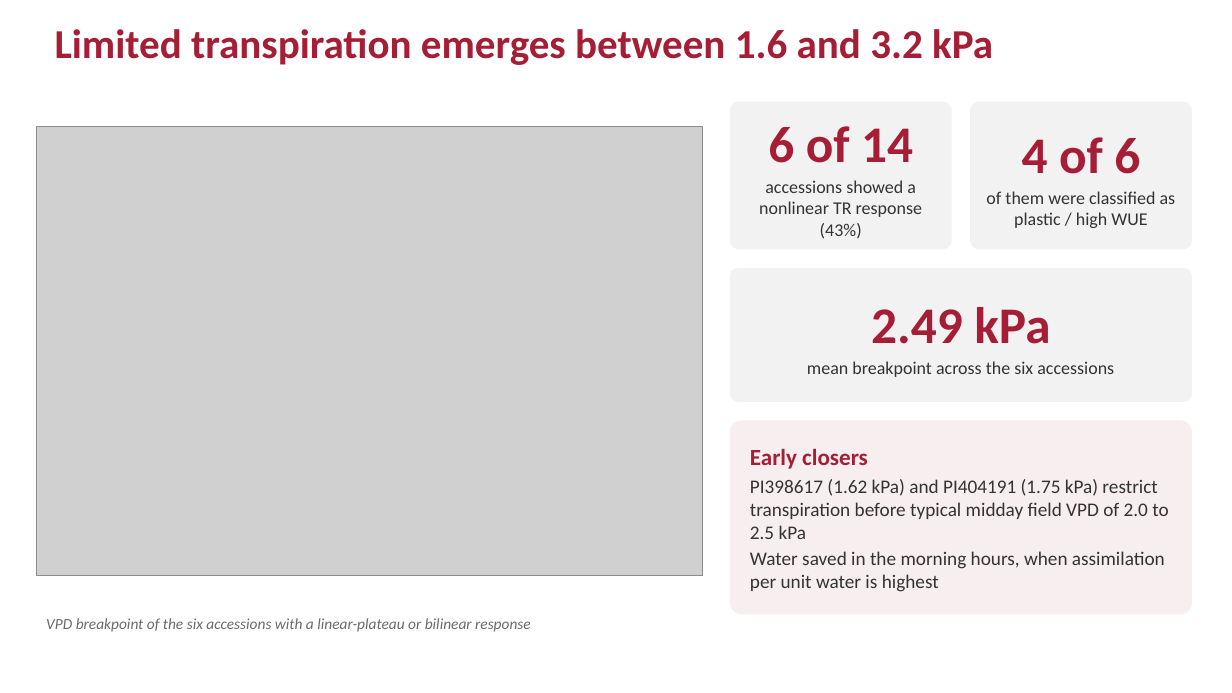
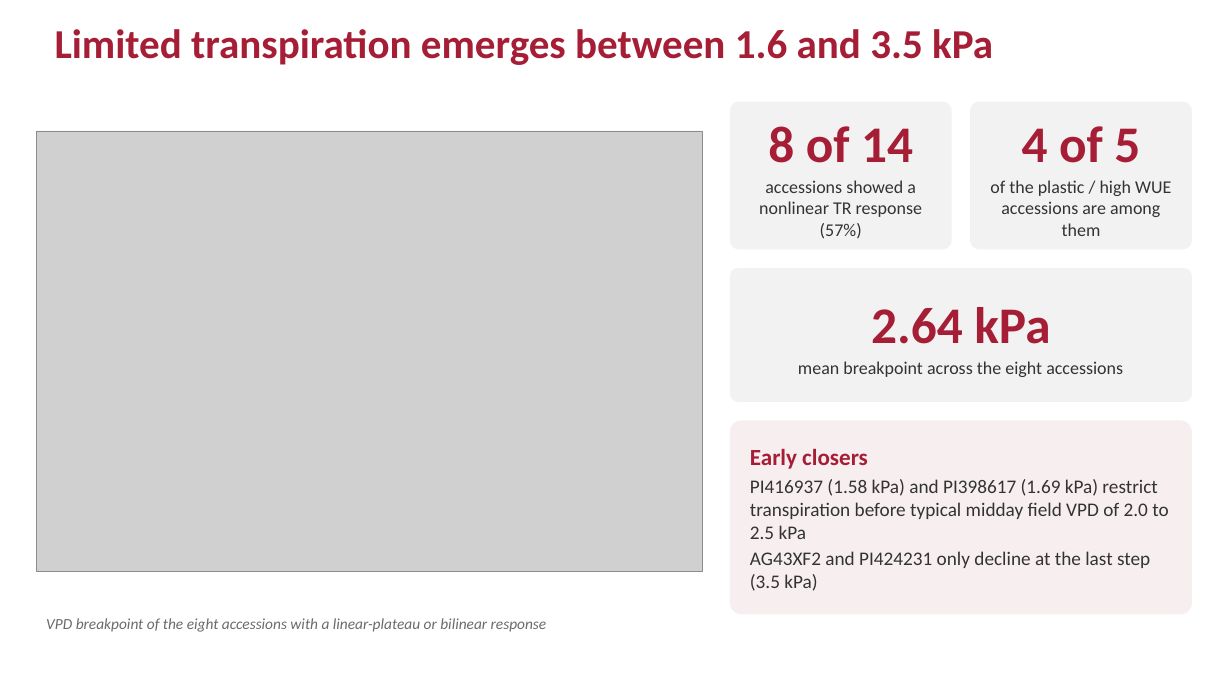
Before and after one commit to ElvisElli/LT-trait, a slide deck: slide 11 of ASA-2026-Elli-LT-trait.pptx. Drawn at 1232x693 pixels with LibreOffice and Linux fonts; fonts in the diff are those of the drawing; grey boxes stand for pictures. Boxes give left, top, right and bottom in pixels: in the first picture for what was removed or moved away, otherwise in the second. Text is boxed around its words. In the diff, an @@ line names an element or a change of style, - is before the commit and + after.

```diff
--- a/ASA-2026-Elli-LT-trait.pptx
+++ b/ASA-2026-Elli-LT-trait.pptx
@@ text at (55, 29, 993, 65): text changed @@
-Limited transpiration emerges between 1.6 and 3.2 kPa
+Limited transpiration emerges between 1.6 and 3.5 kPa
@@ picture: place and size @@
-picture at (37, 127, 702, 576)
+picture at (37, 131, 702, 571)
@@ text in rounded rectangle at (759, 126, 922, 239): text changed @@
-6 of 14
-accessions showed a nonlinear TR response (43%)
+8 of 14
+accessions showed a nonlinear TR response (57%)
@@ text in rounded rectangle at (990, 126, 1171, 236): text changed @@
-4 of 6
-of them were classified as plastic / high WUE
+4 of 5
+of the plastic / high WUE accessions are among them
@@ text in rounded rectangle at (798, 307, 1123, 377): text changed @@
-2.49 kPa
-mean breakpoint across the six accessions
+2.64 kPa
+mean breakpoint across the eight accessions
@@ text in rounded rectangle at (750, 479, 1168, 591): text changed @@
-PI398617 (1.62 kPa) and PI404191 (1.75 kPa) restrict transpiration before typical midday field VPD of 2.0 to 2.5 kPa
-Water saved in the morning hours, when assimilation per unit water is highest
+PI416937 (1.58 kPa) and PI398617 (1.69 kPa) restrict transpiration before typical midday field VPD of 2.0 to 2.5 kPa
+AG43XF2 and PI424231 only decline at the last step (3.5 kPa)
@@ text at (46, 618, 547, 632): text changed @@
-VPD breakpoint of the six accessions with a linear-plateau or bilinear response
+VPD breakpoint of the eight accessions with a linear-plateau or bilinear response
```
Also in this commit, not shown: 9 other slides changed, 18 other files.
